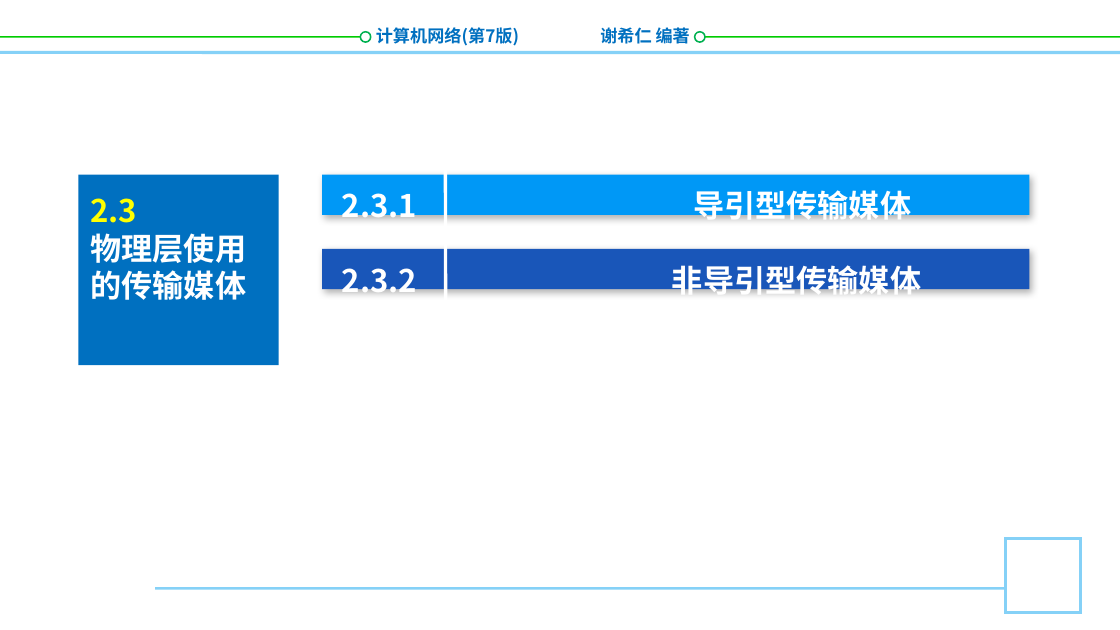
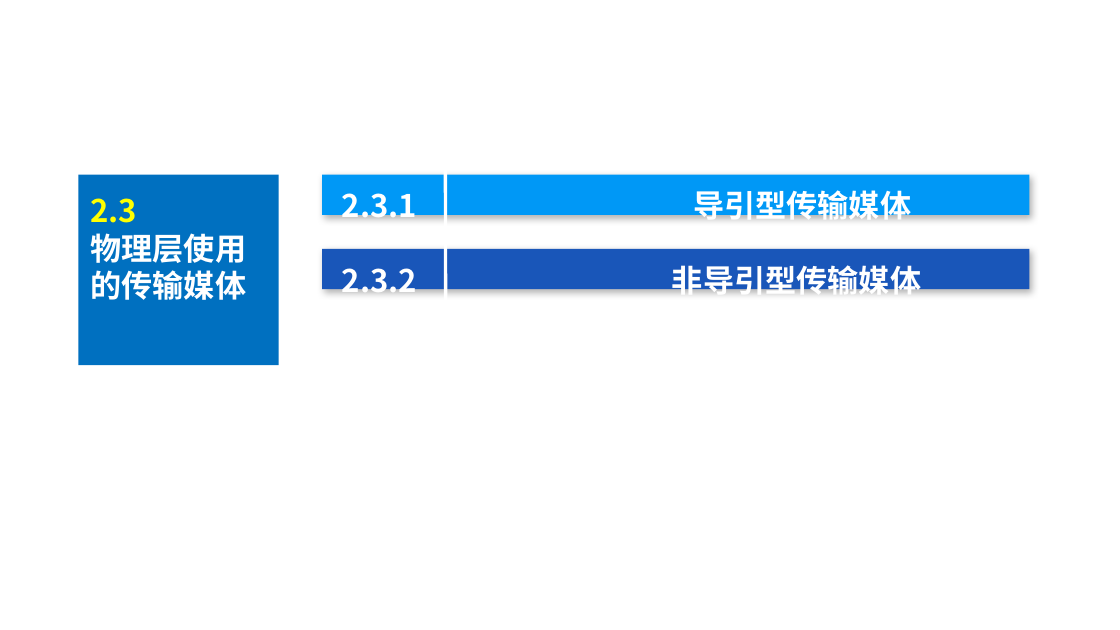
Before and after one commit to glplaman/glplaman.github.io, a slide deck: slide 24 of network/ppt/52785PPT课件/第2章.pptx. Drawn at 1120x630 pixels with LibreOffice and Linux fonts; fonts in the diff are those of the drawing; background and template pictures are left out. Boxes give left, top, right and bottom in pixels: in the first picture for what was removed or moved away, otherwise in the second. Text is boxed around its words. In the diff, an @@ line names an element or a change of style, - is before the commit and + after.

```diff
--- a/network/ppt/52785PPT课件/第2章.pptx
+++ b/network/ppt/52785PPT课件/第2章.pptx
@@ text removed at bbox=[376, 27, 519, 46] @@
-计算机网络(第7版)
@@ text removed at bbox=[600, 25, 690, 48] @@
-谢希仁 编著
@@ line removed from (0, 53) to (1120, 53) @@
@@ line removed from (0, 37) to (363, 37) @@
@@ ellipse removed at bbox=[361, 31, 371, 41] @@
@@ line removed from (694, 37) to (1120, 37) @@
@@ ellipse removed at bbox=[694, 31, 704, 41] @@
@@ rectangle removed at bbox=[1006, 539, 1081, 614] @@
@@ line removed from (156, 588) to (1006, 588) @@
```
Also in this commit, not shown: 76 other slides changed, 8 other files.
